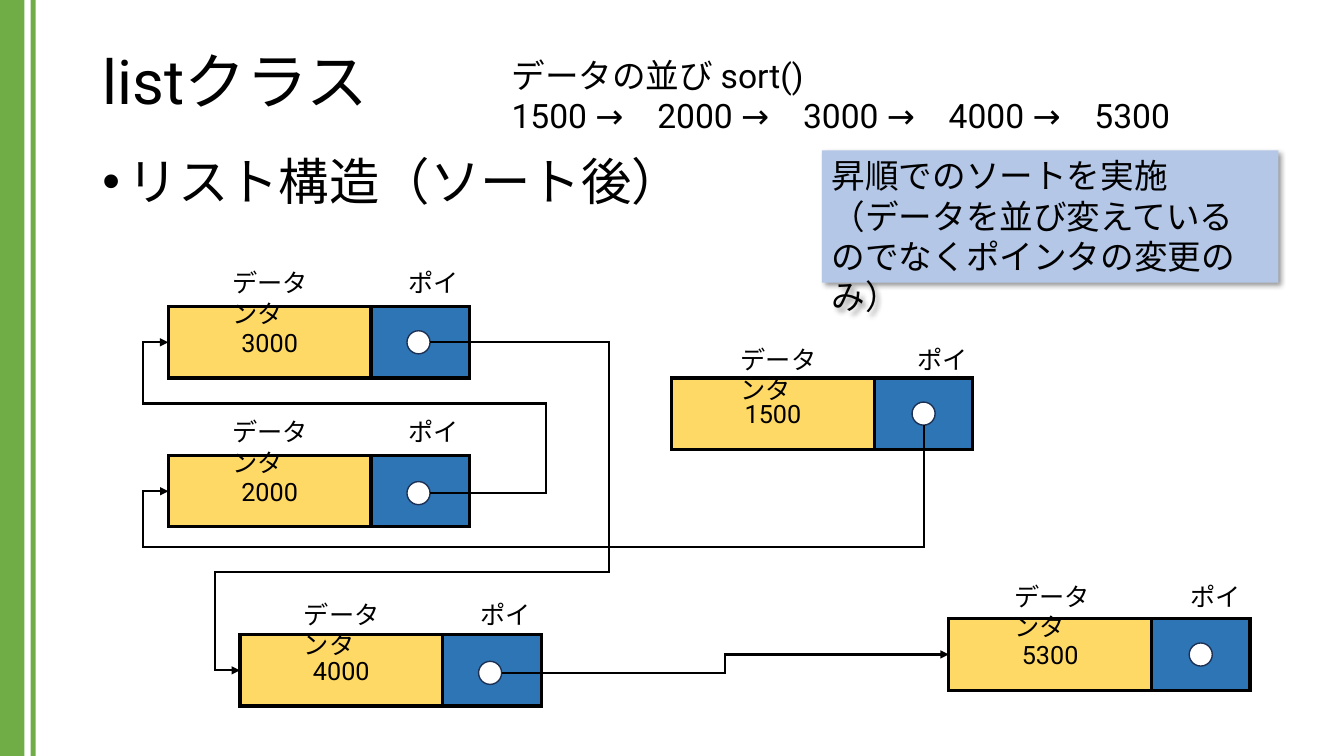
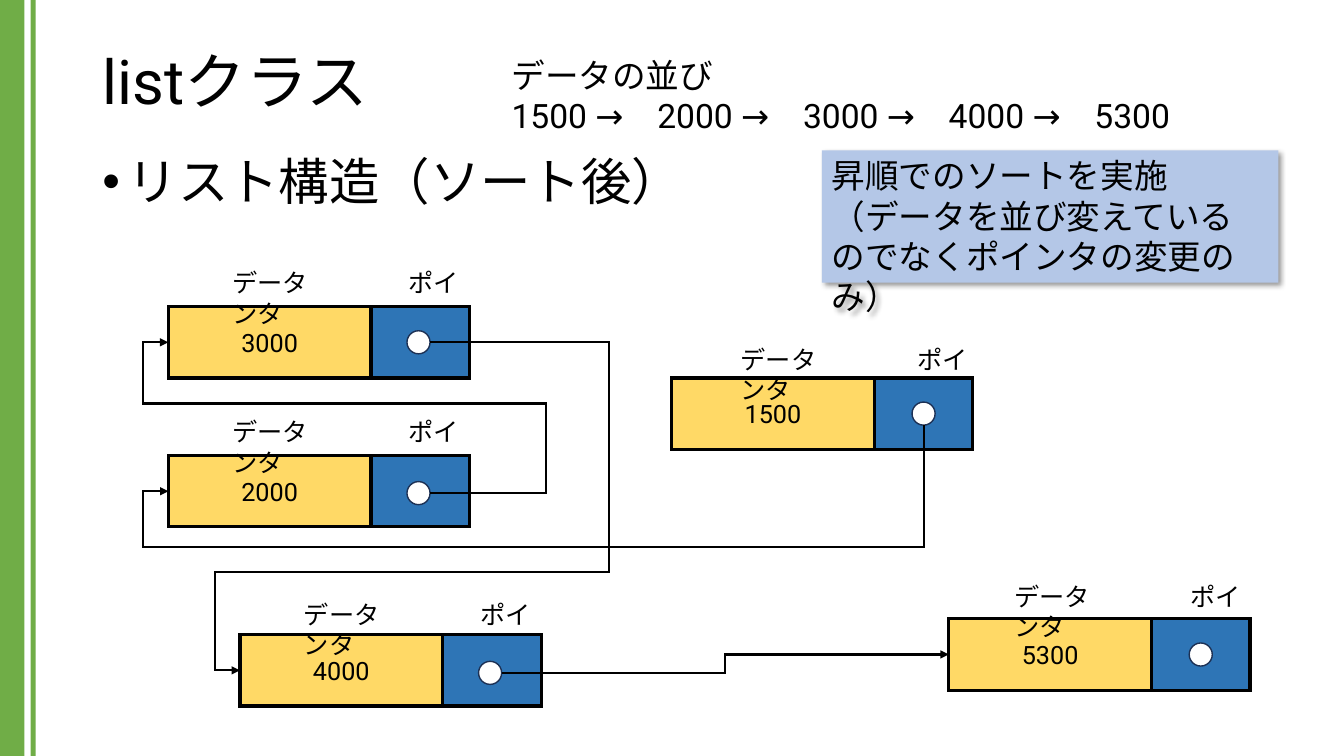
Before and after one commit to kic-murata/cpp2024, a slide deck: slide 3 of 授業資料/講義資料：Listクラス.pptx. Drawn at 1344x756 pixels with LibreOffice and Linux fonts; fonts in the diff are those of the drawing. Boxes give left, top, right and bottom in pixels: in the first picture for what was removed or moved away, otherwise in the second. Text is boxed around its words. In the diff, an @@ line names an element or a change of style, - is before the commit and + after.

```diff
--- a/授業資料/講義資料：Listクラス.pptx
+++ b/授業資料/講義資料：Listクラス.pptx
@@ text at [512, 59, 714, 91]: text changed @@
-データの並び sort()
+データの並び
```
Also in this commit, not shown: 7 other slides changed, 1 slide added.
